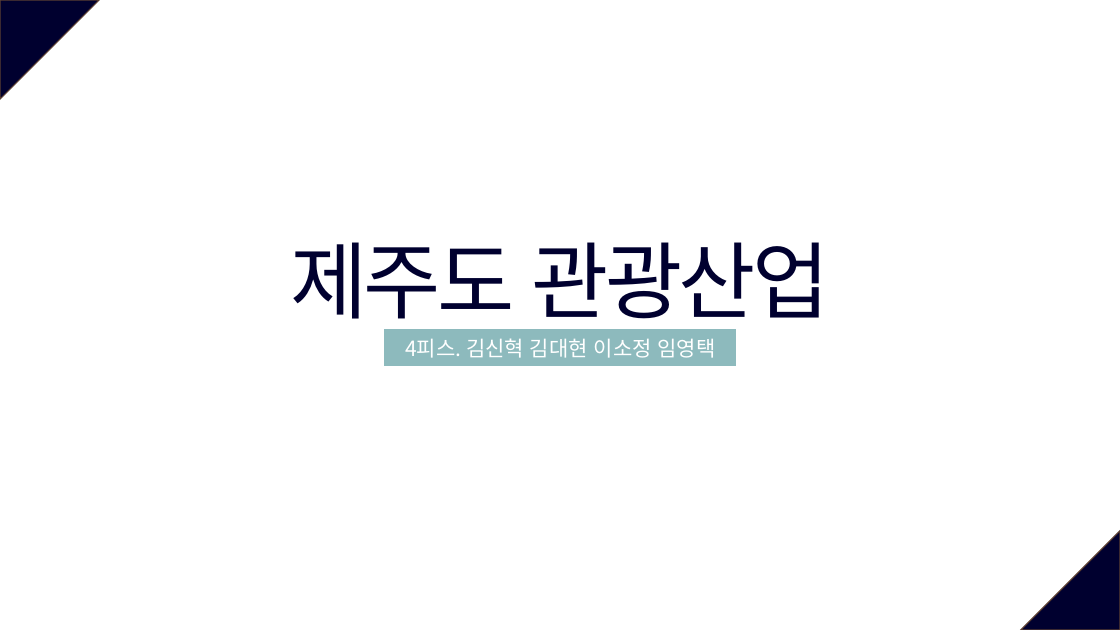
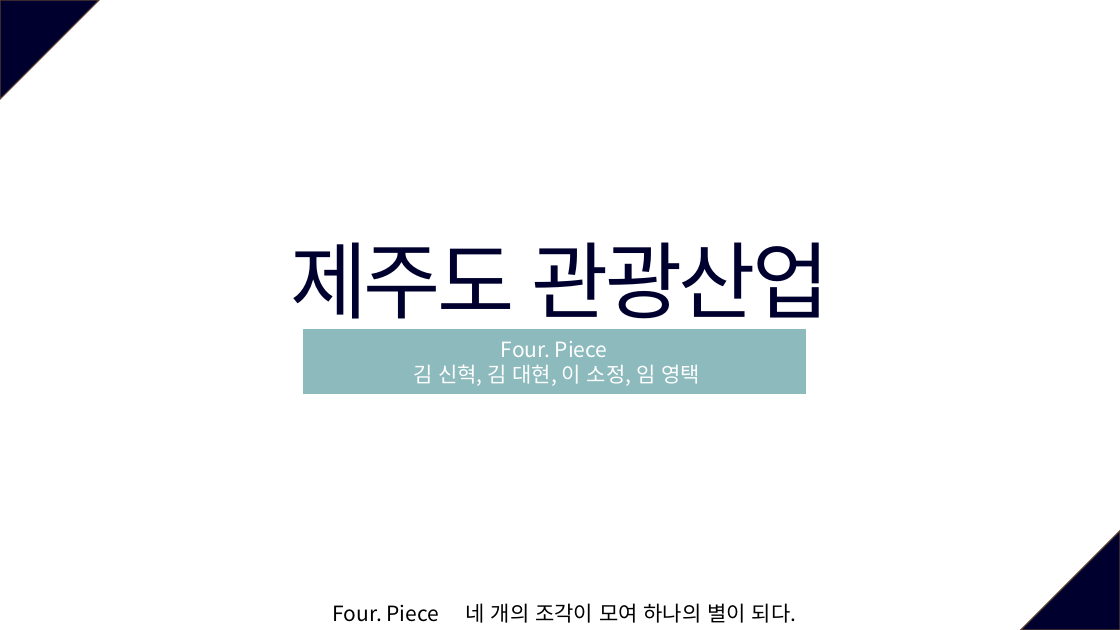
Before and after one commit to so-jeong0127/6-project, a slide deck: slide 1 of 6조_외부환경영향.pptx. Drawn at 1120x630 pixels with LibreOffice and Linux fonts; fonts in the diff are those of the drawing. Boxes give left, top, right and bottom in pixels: in the first picture for what was removed or moved away, otherwise in the second. Text is boxed around its words. In the diff, an @@ line names an element or a change of style, - is before the commit and + after.

```diff
--- a/6조_외부환경영향.pptx
+++ b/6조_외부환경영향.pptx
@@ rectangle "Four. Piece": place and size @@
-rectangle "Four. Piece" at box(385, 330, 736, 366)
+rectangle "Four. Piece" at box(303, 330, 805, 393)
@@ text in rectangle at box(413, 341, 700, 386): text changed @@
-4피스. 김신혁 김대현 이소정 임영택
+Four. Piece
+김 신혁, 김 대현, 이 소정, 임 영택
@@ text added at box(333, 605, 440, 622), 18 pt, text #000000 @@
+Four. Piece
@@ text added at box(466, 603, 797, 623), 18 pt, text #000000 @@
+네 개의 조각이 모여 하나의 별이 되다.
```
Also in this commit, not shown: 7 other slides changed.
